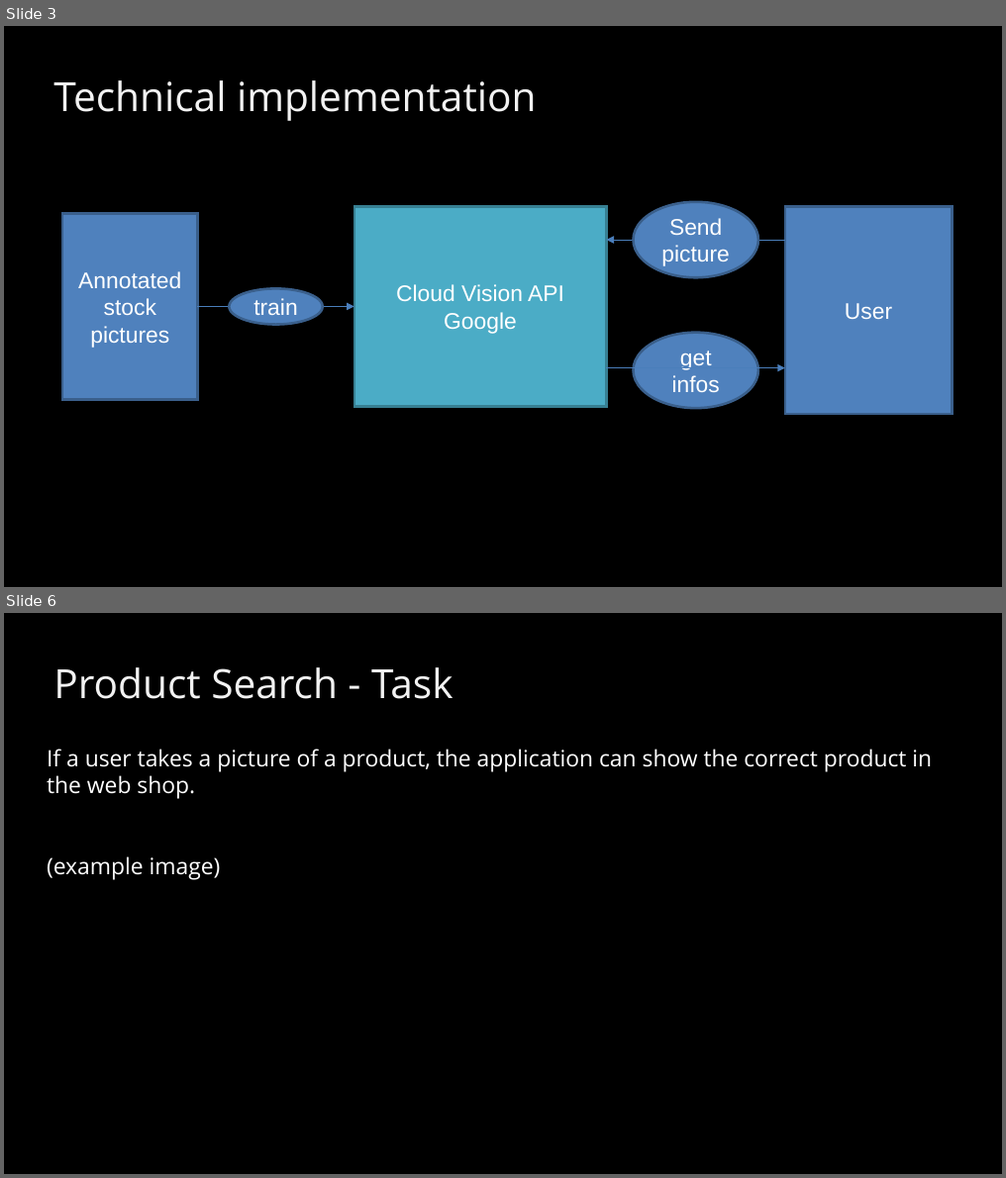
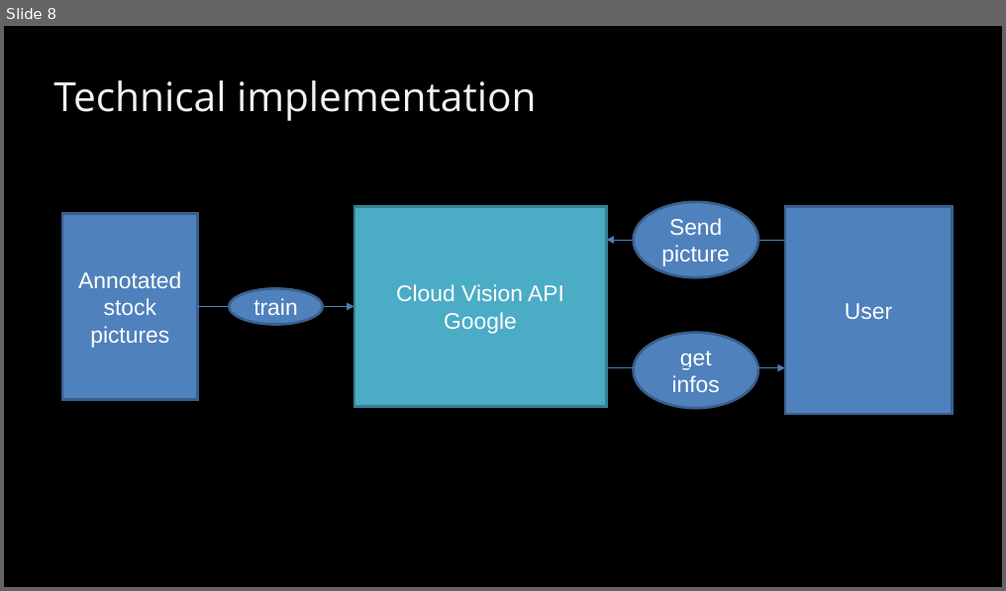
Before and after one commit to BaselHack/2021-team-5, a slide deck: presentation/presentation_v1.pptx. Shown one above the other, each under a label of ours: slides 3 and 6 before the commit, slide 8 after it; the slides between them are not shown. The pictures are 1006x1178 and 1006x591 pixels, drawn with LibreOffice and Linux fonts; fonts in the diff are those of the drawing. Boxes give left, top, right and bottom in pixels: in the first picture for what was removed or moved away, otherwise in the second. Text is boxed around its words. In the diff, an @@ line names an element or a change of style, - is before the commit and + after.

```diff
--- a/presentation/presentation_v1.pptx
+++ b/presentation/presentation_v1.pptx
@@ slide 6 removed at box(4, 613, 1002, 1174), background #000000 @@
@@ text removed at box(54, 667, 453, 699) @@
-Product Search - Task
@@ text removed at box(47, 749, 932, 880) @@
-If a user takes a picture of a product, the application can show the correct product in the web shop.
-(example image)
@@ what was slide 3 is now slide 8 @@
```
Also in this commit, not shown: 3 slides changed, 3 slides added, 2 other slides removed.
